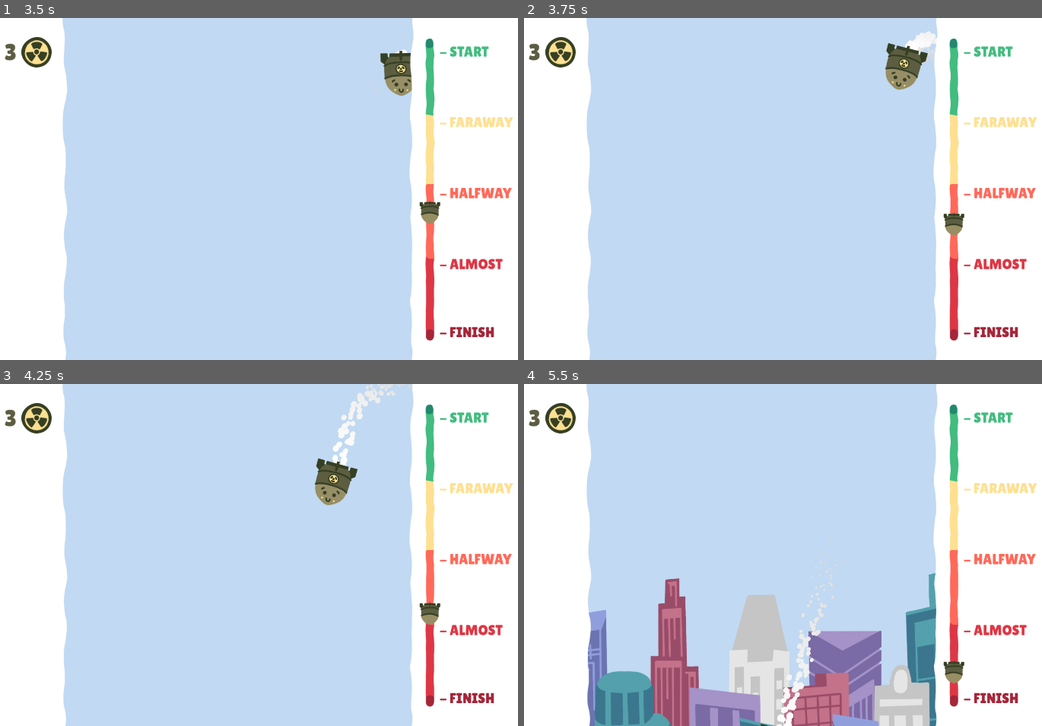
Above: before the commit, frames 1-4 (two rows, left to right).
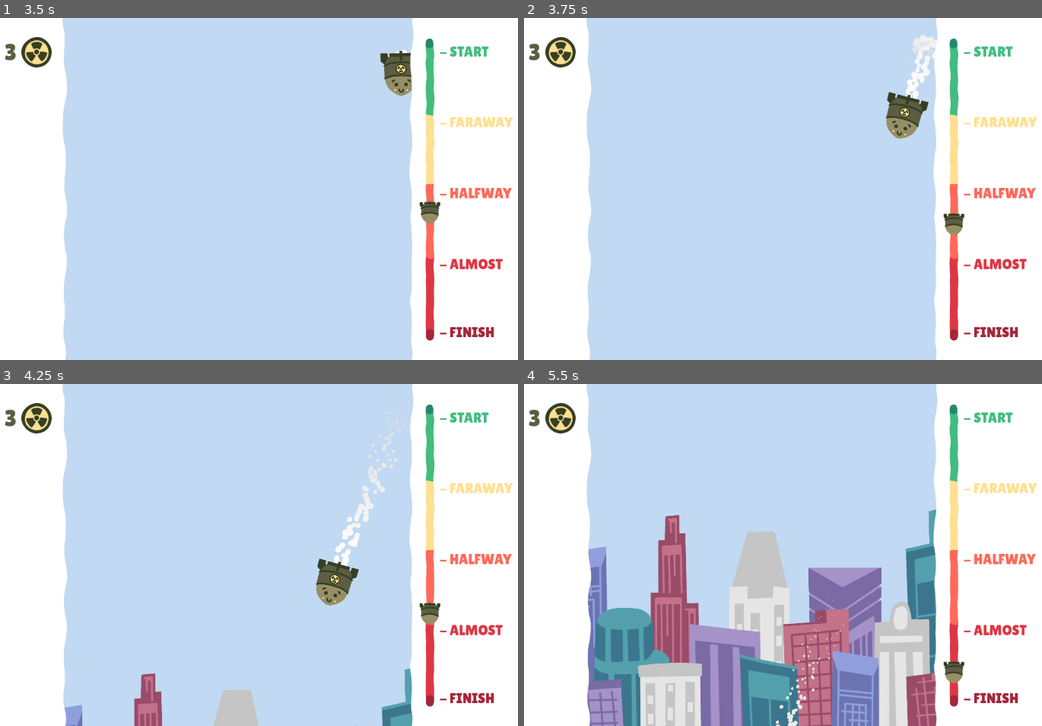
Above: after the commit, the same moments.

Repository: Hangover-Sunshine/DEFCON-JUNIOR
Game: Godot game, scene res://scenes/GameScene.tscn
Same seed, same stepped clock (60 frames per second), same inputs: the game is played once before the commit and once after it. This scene is started directly instead of the project's main scene.
Inputs:
- Up to frame 1 (3.5 s): hold D (right) 0.53-1.28 s; tap one key every 0.75 s from 0.6 s: Shift (dash) Space (fire) Q (shield) Shift (dash); hold S (down) 1.28-2.03 s; hold D (right) 2.03-2.78 s; hold W (up) from 2.78 s (still down)
- Up to frame 2 (3.75 s): release W (up) at 3.53 s; hold A (left) from 3.53 s (still down); hold Space (fire) from 3.53 s (still down)
- Up to frame 3 (4.25 s): keep holding A (left); keep holding Space (fire)
- Up to frame 4 (5.5 s): release Space (fire) at 4.28 s; tap Q (shield) at 4.35 s; release A (left) at 5.03 s; hold S (down) from 5.03 s (still down); tap Shift (dash) at 5.1 s

Frame 1 is identical in both runs. In frame 2, 1.8% of the frame differs, in the area x 69-80%, y 3-36%; in frame 3, 4.8%; in frame 4, 25%, in the area x 12-80%, y 24-100%.

Commit message:
jets and missiles should bail/blow up/despawn at the right times, need to test once full levels

Diff:
--- a/scripts/game/jet.gd
+++ b/scripts/game/jet.gd
@@ -70,8 +70,13 @@
 var pattern:int
 var spawn_pos
 
+var free_off_screen:bool = false
+
 func _ready():
 	assert(!(BobLeftAndRight and BobOnTimer), "Too many behaviors!")
+
+	GlobalSignals.connect("bail_out", _bail)
+	GlobalSignals.connect("free_off_screen", _free_off_screen)
 
 	#global_position.y = StartingYPosition
 	bob_limits = Vector2(424 + 424 * BobLimits, 1504 - 1504 * BobLimits)
@@ -86,6 +91,18 @@
 	##
 
 	spawn_pos = $Patterns.get_child(pattern).get_children()
+##
+
+func _bail():
+	aoe.visible = true
+	aoe.set_custom_minimum_size(Vector2(0,0))
+	jet_state = JetState.TELEGRAPH
+	velocity.x = 0
+	move_timer.start(RushTelegraphTimer)
+##
+
+func _free_off_screen():
+	free_off_screen = true
 ##
 
 func _physics_process(delta):
@@ -176,6 +193,11 @@
 ##
 
 func _on_visible_on_screen_notifier_2d_screen_exited():
+	if free_off_screen:
+		queue_free()
+		return
+	##
+
 	jet_state = JetState.RESPAWN
 	velocity.y = 0
 	starting_position = Vector2(randf_range(bob_limits.x, bob_limits.y), StartingYPosition)
--- a/scripts/game/missile.gd
+++ b/scripts/game/missile.gd
@@ -22,7 +22,12 @@
 var indicator_pos:Vector2
 var play_area_size:Array
 
+var free_off_screen:bool = false
+
 func _ready():
+	GlobalSignals.connect("blow_on_screen", _blow_on_screen)
+	GlobalSignals.connect("free_off_screen", _free_off_screen)
+
 	waiting_for_move = true
 	snapshot_timer.start(randf_range(TimeframeToSnapshot.x, TimeframeToSnapshot.y))
 	snapshot_timer.paused = false
@@ -34,6 +39,14 @@
 	play_area_size[0].y += 80
 	play_area_size[1].x -= 100
 	play_area_size[1].y -= 100
+##
+
+func _blow_on_screen():
+	hit()
+##
+
+func _free_off_screen():
+	free_off_screen = true
 ##
 
 func _process(_delta):
@@ -73,6 +86,11 @@
 ##
 
 func _on_visible_on_screen_notifier_2d_screen_exited():
+	if free_off_screen:
+		queue_free()
+		return
+	##
+
 	if snapshot_timer.is_stopped() == false:
 		return
 	##
--- a/scripts/system/GameController.gd
+++ b/scripts/system/GameController.gd
@@ -30,6 +30,8 @@
 var spawning_jets:bool = false
 var missiles_spawn_at:float
 var spawning_missiles:bool = false
+
+var timer_level = 0
 
 func load_level():
 	var level = Levels[curr_level]
@@ -81,23 +83,26 @@
 									Levels[curr_level].FighterSpawnTimerRange.y))
 	##
 
-	if game_timer.time_left < 30:
+	if timer_level == 0 and game_timer.time_left < 30:
 		obstacle_timer.stop()
 		horizontal_timer.stop()
-	##
-
-	if game_timer.time_left < 20:
+		timer_level += 1
+	##
+
+	if timer_level == 1 and game_timer.time_left < 20:
 		missile_timer.stop()
 		jet_timer.stop()
 		GlobalSignals.emit_signal("free_off_screen") # only have everything fire once
-	##
-
-	if game_timer.time_left < 15:
+		timer_level += 1
+	##
+
+	if timer_level == 2 and game_timer.time_left < 15:
 		GlobalSignals.emit_signal("blow_on_screen") # anything on screen that can should die
 		GlobalSignals.emit_signal("bail_out") # tell planes to GTFO
-	##
-
-	if game_timer.time_left < 2:
+		timer_level += 1
+	##
+
+	if game_timer.time_left < 2.5:
 		player.has_control = false
 		env_city.global_position =\
 			env_city.global_position.move_toward(Vector2(960, 1090), 400 * delta)
@@ -170,7 +175,7 @@
 		num -= 1
 	##
 
-	if curr_missiles < max_missiles and missile_timer.is_stopped():
+	if timer_level < 1 and curr_missiles < max_missiles and missile_timer.is_stopped():
 		missile_timer.start(randf_range(Levels[curr_level].FighterSpawnTimerRange.x,
 									Levels[curr_level].FighterSpawnTimerRange.y))
 	##
@@ -192,7 +197,7 @@
 		num -= 1
 	##
 
-	if curr_jets < max_jets and jet_timer.is_stopped():
+	if timer_level < 1 and curr_jets < max_jets and jet_timer.is_stopped():
 		jet_timer.start(randf_range(Levels[curr_level].FighterSpawnTimerRange.x,
 								Levels[curr_level].FighterSpawnTimerRange.y))
 	##
@@ -213,7 +218,7 @@
 		num -= 1
 	##
 
-	if curr_obstacles < max_obstacles and obstacle_timer.is_stopped():
+	if timer_level == 0 and curr_obstacles < max_obstacles and obstacle_timer.is_stopped():
 		obstacle_timer.start(randf_range(Levels[curr_level].StaticSpawnTimerRange.x,
 										Levels[curr_level].StaticSpawnTimerRange.y))
 	##
@@ -242,7 +247,7 @@
 		num -= 1
 	##
 
-	if curr_move_obstacles < max_move_obstacles and horizontal_timer.is_stopped():
+	if timer_level == 0 and curr_move_obstacles < max_move_obstacles and horizontal_timer.is_stopped():
 		horizontal_timer.start(randf_range(Levels[curr_level].DynamicSpawnTimerRange.x,
 										Levels[curr_level].DynamicSpawnTimerRange.y))
 	##
